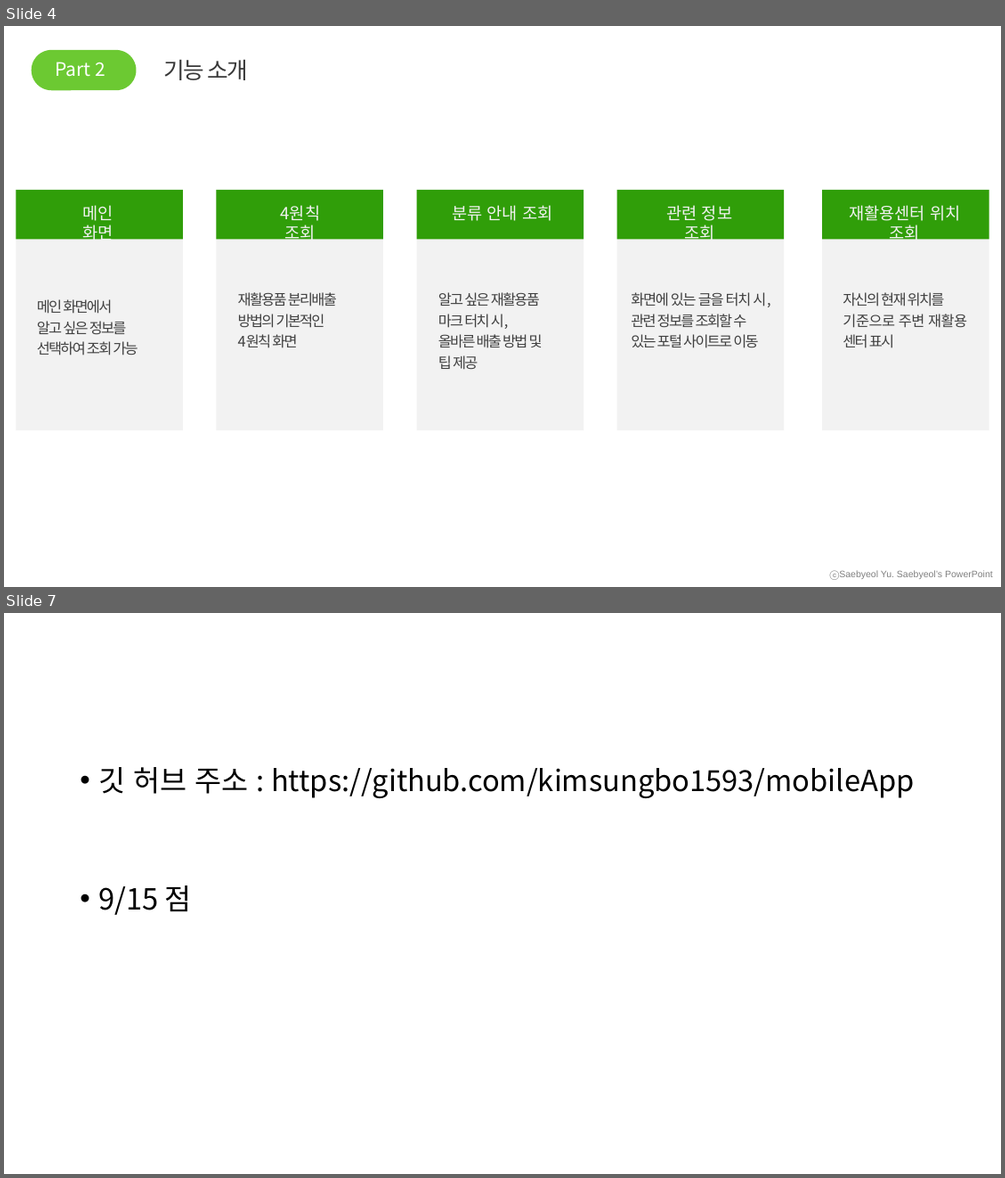
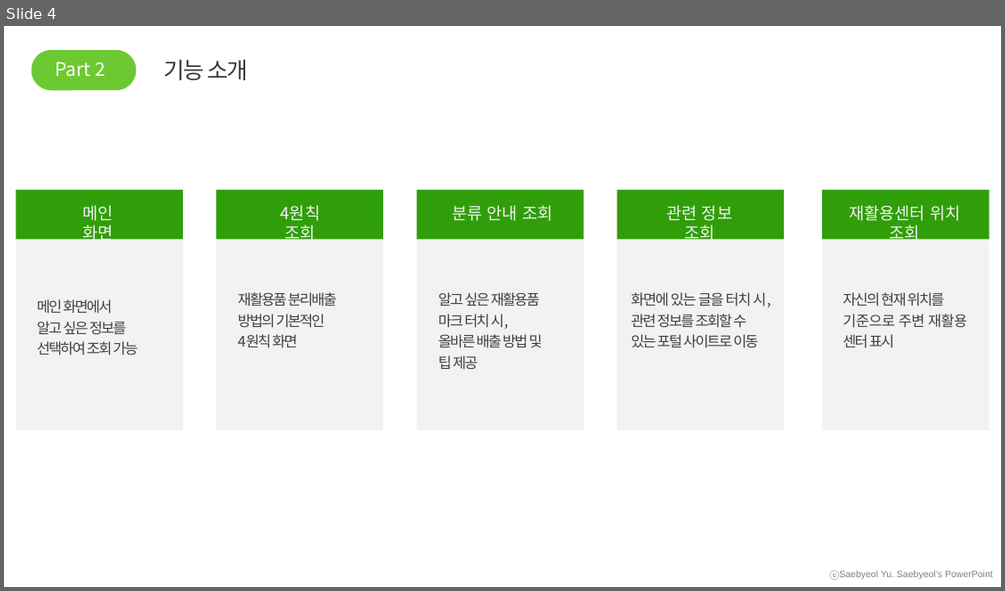
Before and after one commit to kimsungbo1593/mobileApp, a slide deck: mobileAppProject/RecyclingApp/202160040김성보 모바일앱개발.pptx. Shown one above the other, each under a label of ours: slides 4 and 7 before the commit, slide 4 after it; the slides between them are not shown. The pictures are 1005x1178 and 1005x591 pixels, drawn with LibreOffice and Linux fonts; fonts in the diff are those of the drawing. Boxes give left, top, right and bottom in pixels: in the first picture for what was removed or moved away, otherwise in the second. Text is boxed around its words. In the diff, an @@ line names an element or a change of style, - is before the commit and + after.

```diff
--- a/mobileAppProject/RecyclingApp/202160040김성보 모바일앱개발.pptx
+++ b/mobileAppProject/RecyclingApp/202160040김성보 모바일앱개발.pptx
@@ slide 7 removed at bbox=[4, 613, 1001, 1174], background #FFFFFF @@
@@ text removed at bbox=[98, 767, 914, 915] @@
-• 깃 허브 주소 : https://github.com/kimsungbo1593/mobileApp
-• 9/15 점
```
Also in this commit, not shown: 3 slides changed, 1 slide added, 1 other file.
